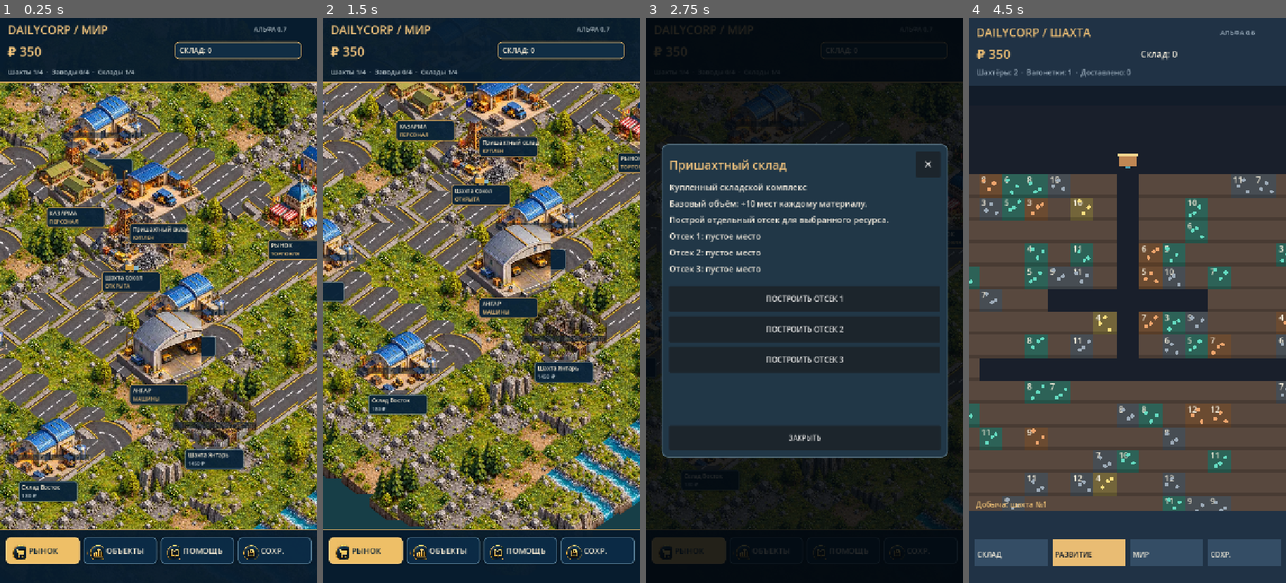
Above: before the commit, frames 1-4 (left to right).
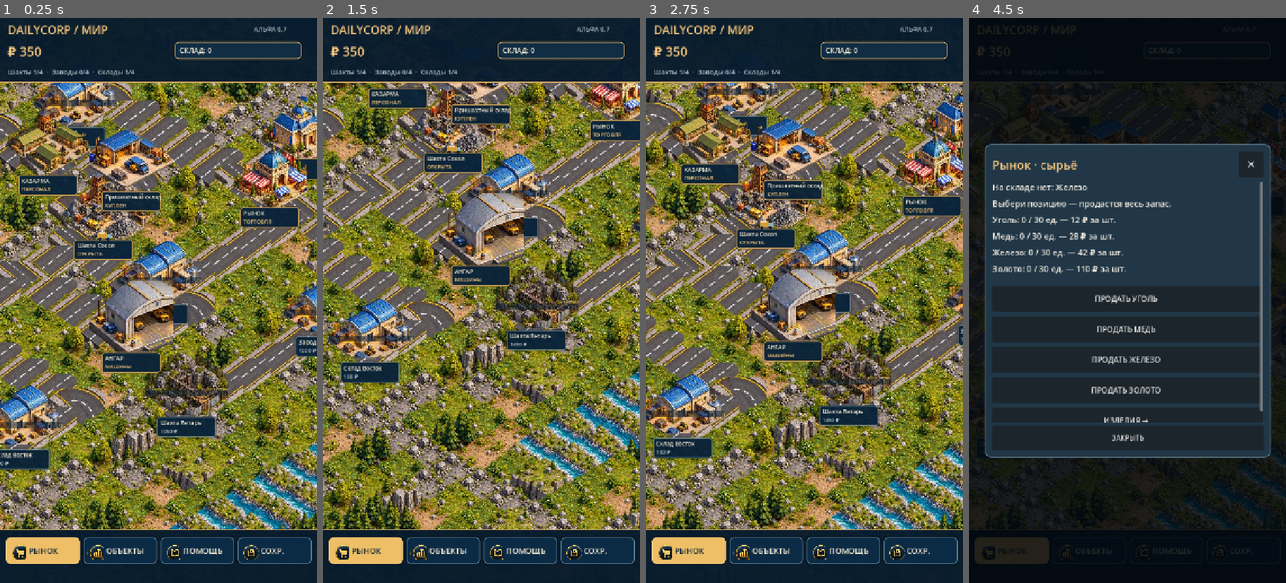
Above: after the commit, the same moments.

Repository: WarfWar/DailyCorp
Game: Godot game, scene res://scenes/main.tscn
The game is run twice, just before and just after one commit, with the same random seed, the same clock (stepped at 60 frames per second) and the same inputs.
Inputs (mouse positions are in pixels of both pictures, inside the frame that each line leads up to):
- Up to frame 1 (0.25 s): no input
- Up to frame 2 (1.5 s): tap Enter at 0.5 s; drag from (481, 300) to (513, 176) at 0.52 s; tap Space at 1.25 s; drag from (481, 300) to (465, 413) at 1.27 s
- Up to frame 3 (2.75 s): tap Enter at 2 s; move the mouse to (836, 176) at 2.02 s; click (836, 176) at 2.17 s
- Up to frame 4 (4.5 s): click (1251, 164) at 2.75 s, where only the run before the commit has a clickable "✕"; click (1127, 283) at 3.5 s, where only the run after the commit has a clickable "ПРОДАТЬ УГОЛЬ"; click (1127, 345) at 4.25 s, where only the run before the commit has a clickable "ОТКРЫТЬ ШАХТУ"

The runs differ from the first frame. In frame 1, 73% of the frame differs, in the area x 0-100%, y 11-91%; in frame 2, 73%; in frame 3, 94%, in the area x 0-100%, y 0-100%; in frame 4, 87%.

Commit message:
Enlarge playable isometric world to 36x34 with twelve reserved industrial parcels

Diff:
--- a/scripts/world_view.gd
+++ b/scripts/world_view.gd
@@ -39,8 +39,8 @@
     preload("res://assets/iso07/buildings_2.webp")
 ]
 const ISO_ICONS = preload("res://assets/iso07/icons.webp")
-const MAP_W := 21
-const MAP_H := 21
+const MAP_W := 36
+const MAP_H := 34
 const MINES := [
     {"name":"Шахта Сокол","pos":Vector2i(8,9),"cost":0},
     {"name":"Шахта Гранит","pos":Vector2i(5,14),"cost":490},
@@ -63,6 +63,12 @@
     {"name":"Склад Север","pos":Vector2i(13,3),"cost":1300},
     {"name":"Пришахтный склад","pos":Vector2i(7,7),"cost":0}
 ]
+const EXPANSION_PLOTS := [
+    Vector2i(22,5),Vector2i(26,6),Vector2i(30,7),
+    Vector2i(22,11),Vector2i(27,12),Vector2i(32,13),
+    Vector2i(21,17),Vector2i(26,18),Vector2i(31,20),
+    Vector2i(22,25),Vector2i(27,27),Vector2i(32,28)
+]
 const MATERIALS := ["coal","copper","iron","gold","steel","wire","parts","electronics"]
 const SHARED_CAP := 20
 const GENERAL_BONUS := 10
@@ -79,6 +85,7 @@
 const PRICES := {"coal":12,"copper":28,"iron":42,"gold":110,"steel":160,"wire":60,"parts":495,"electronics":470}
 
 var world_roads: Dictionary = {}
+var expansion_owned: Array = [false,false,false,false,false,false,false,false,false,false,false,false]
 var game = null
 var dialog = null
 var warehouse_owned := [false, false, false, true]
@@ -95,7 +102,7 @@
 var factory_recipes := ["steel","wire","parts","electronics"]
 var factory_levels := [1,1,1,1]
 var factory_progress := [0.0,0.0,0.0,0.0]
-var world_camera := Vector2(9.5, 9.5)
+var world_camera := Vector2(11.0, 10.0)
 var world_zoom := 0.88
 var time := 0.0
 var selected_kind := ""
@@ -342,7 +349,7 @@
     return {"mines":mine_owned,"factories":factory_owned,"recipes":factory_recipes,
         "warehouse_owned":warehouse_owned,"warehouse_slots":warehouse_slots,
         "levels":factory_levels,"progress":factory_progress,
-        "camera":[world_camera.x,world_camera.y],"zoom":world_zoom}
+        "camera":[world_camera.x,world_camera.y],"zoom":world_zoom,"expansion_owned":expansion_owned}
 
 func restore_state(data: Dictionary) -> void:
     for i in range(4):
@@ -377,7 +384,7 @@
     warehouse_owned[3] = true
     var saved_camera: Array = data.get("camera", [])
     if saved_camera.size() == 2:
-        world_camera = Vector2(clampf(float(saved_camera[0]), 1, 20), clampf(float(saved_camera[1]), 1, 20))
+        world_camera = Vector2(clampf(float(saved_camera[0]),1.0,float(MAP_W-2)),clampf(float(saved_camera[1]),1.0,float(MAP_H-2)))
     world_zoom = clampf(float(data.get("zoom", 0.88)), 0.5, 1.45)
 
 func process_industry(delta: float) -> void:
